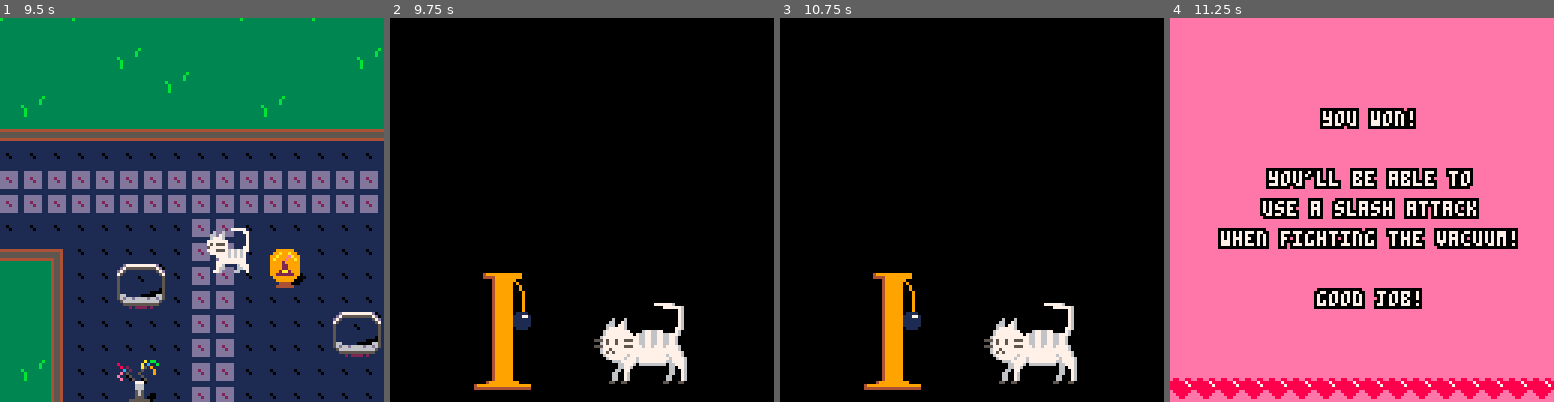
Above: before the commit, frames 1-4 (left to right).
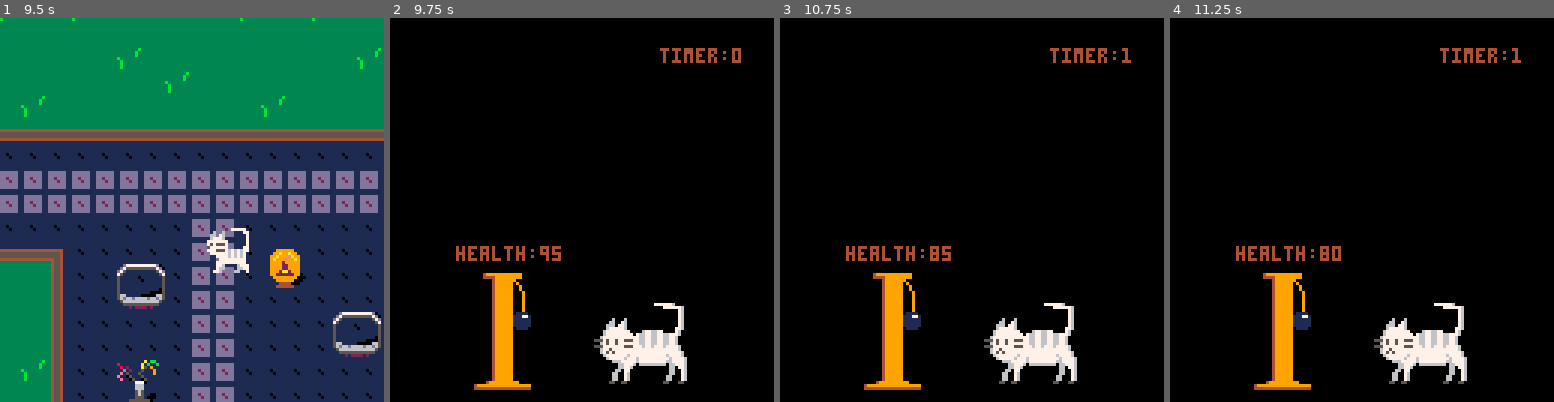
Above: after the commit, the same moments.

Repository: MarkNickerson/GymSim
Game: PICO-8 cartridge gymsim.p8
The game is run twice, just before and just after one commit, with the same random seed, the same clock (stepped at 60 frames per second) and the same inputs.
Inputs:
- Up to frame 1 (9.5 s): tap X (X key) at 0.33, 1.07, 1.85, 2.97, 4.08, 5.2, 6.32, 7.43, 8.55 s; tap O (Z key) at 0.7, 1.7, 2.1, 2.5, 2.9, 3.3, 3.7, 4.1, 4.5, 4.9, 5.3, 5.7, 6.1, 6.5, 6.9, 7.3, 7.7, 8.1, 8.5, 8.9, 9.3 s; hold Right 1.6-2.1 s; hold Up 2.15-2.42 s; hold Right 2.47-3.03 s; hold Left 3.08-3.58 s; hold Down 3.63-3.97 s; hold Right 4.02-4.68 s; hold Up 4.73-5.03 s; hold Left 5.08-5.68 s; hold Down 5.73-6.03 s; hold Right 6.08-6.58 s; hold Right 6.63-7.13 s; hold Up 7.18-7.45 s; hold Right 7.5-8.07 s; hold Left 8.12-8.62 s; hold Down 8.67-9 s; hold Right from 9.05 s (still down)
- Up to frame 2 (9.75 s): tap X (X key) at 9.67 s; tap O (Z key) at 9.7 s; release Right at 9.72 s
- Up to frame 3 (10.75 s): hold Up 9.77-10.07 s; tap O (Z key) at 10.1, 10.5 s; hold Left 10.12-10.72 s
- Up to frame 4 (11.25 s): hold Down 10.77-11.07 s; tap X (X key) at 10.78 s; tap O (Z key) at 10.9 s; hold Right from 11.12 s (still down)

Frame 1 is identical in both runs. In frame 2, 0.9% of the frame differs, in the area x 17-92%, y 7-64%; in frame 3, 0.9%; in frame 4, 92%, in the area x 0-100%, y 0-100%.

Commit message:
minimally working masher game

Diff:
--- a/gymsim.p8
+++ b/gymsim.p8
@@ -676,6 +676,12 @@
 -- begin masher
 --------------------------------------------------------------------------------
 
+post = {
+  x = 30,
+  y = 84,
+  health = 100
+}
+
 function draw_scratching_post(x, y)
   spr(141, x, y)
   spr(142, x+8, y)
@@ -693,19 +699,32 @@
 end
 
 function masher_input()
-
+  if btnp(0) then --left
+    post.health -= 5
+  end
+  if btnp(1) then --right
+    post.health -= 5
+  end
 end
 
 function update_masher()
   masher_input()
-  if btnp(5) then
-      change_state(14) -- change state to masher scene
-  end
+  --if btnp(5) then
+  if post.health <= 0 then
+      change_state(14) -- change state to masher win scene
+      completed_tasks[2] = true
+      punchingboost = true
+  end
+  if (flr(minutetimer/60) == 30) then
+      change_state(15) -- change state to masher fail scene
+    end
 end
 
 function draw_masher()
   cls()
-  draw_scratching_post(30, 84)
+  print ('timer:'..flr(minutetimer/60), 90, 10, 4)
+  print ('health:'..post.health, post.x-8, post.y-8, 4)
+  draw_scratching_post(post.x, post.y)
   draw_player_large(player.x, player.y)
 
 end
@@ -722,7 +741,7 @@
   rectfill(0,0,screen_size,screen_size,12)
   local text = "button mashing sim!"
   write(text, text_x_pos(text), 30,7)
-  local text = "hone your scratching skills"
+  local text = "hone your punching skills"
   write(text, text_x_pos(text), 50,7)
   local text = " use the left and right arrows"
   write(text, text_x_pos(text), 60,7)
@@ -762,7 +781,7 @@
   write(text, text_x_pos(text), 30,7)
   local text = " you'll be able to"
   write(text, text_x_pos(text), 50,7)
-  local text = " use a slash attack"
+  local text = " use a punch attack"
   write(text, text_x_pos(text), 60,7)
   local text = " when fighting the vacuum!"
   write(text, text_x_pos(text), 70,7)
@@ -1049,6 +1068,7 @@
     player.x = 68
     player.y = 92
     state = game_states.masher
+    minutetimer = 0
 
   elseif game == 5 then
     state = game_states.gameover
